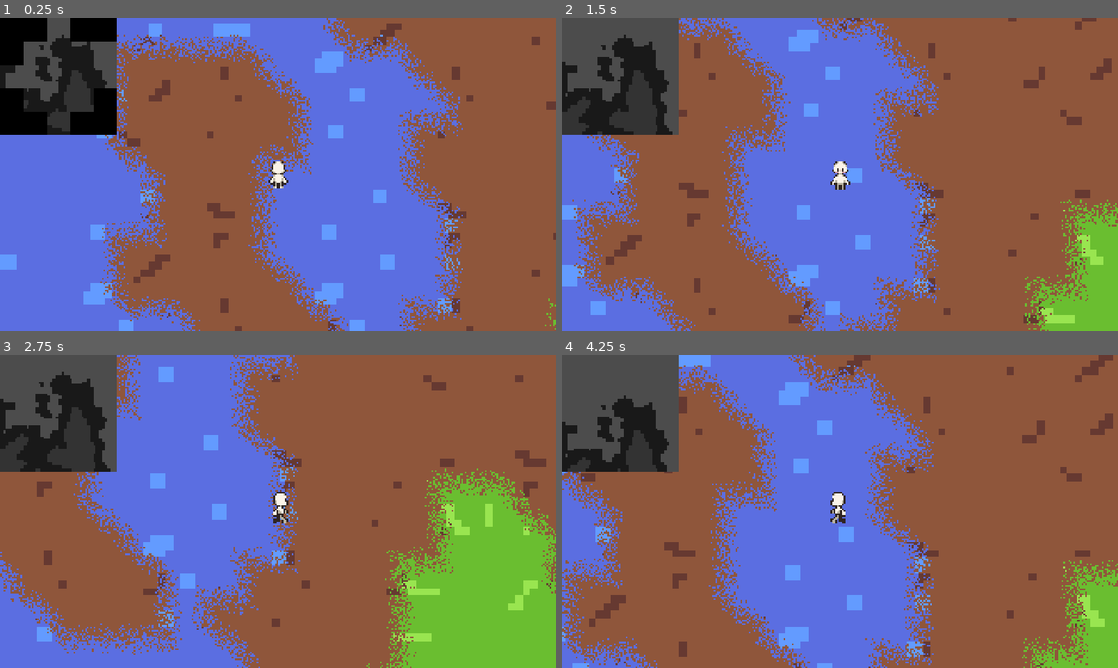
Above: before the commit, frames 1-4 (two rows, left to right).
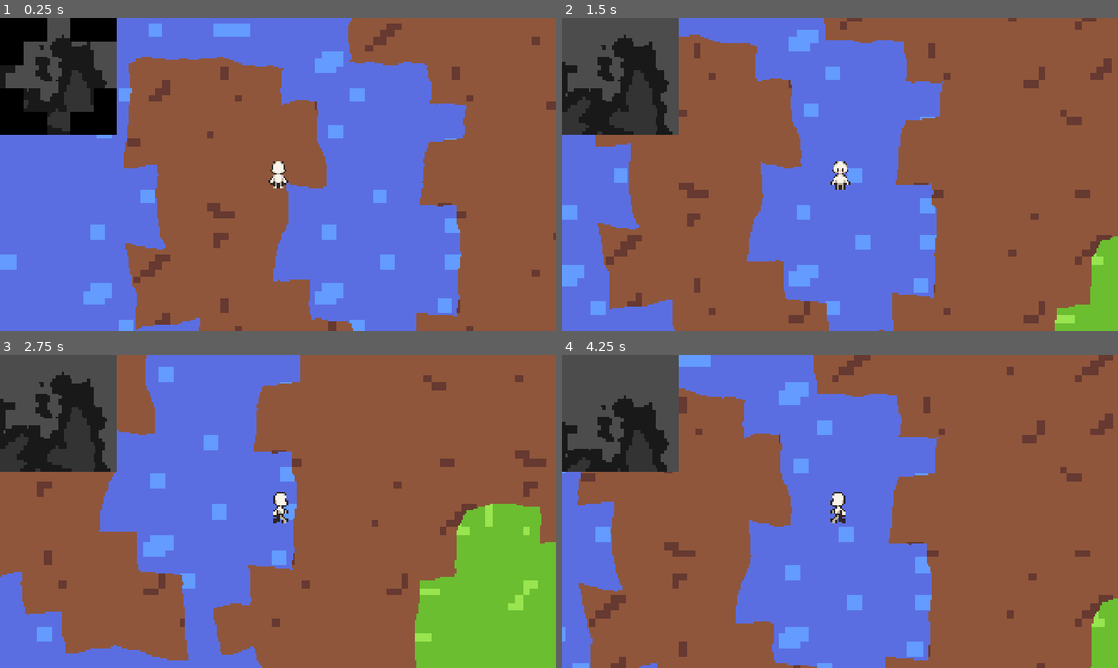
Above: after the commit, the same moments.

Repository: zzxn/rim-lab
Game: Godot game, scene res://scenes/main.tscn
Same seed, same stepped clock (60 frames per second), same inputs: the game is played once before the commit and once after it.
Inputs (mouse positions are in pixels of both pictures, inside the frame that each line leads up to):
- Up to frame 1 (0.25 s): no input
- Up to frame 2 (1.5 s): move the mouse to (962, 158) at 0.52 s; hold D (move_right) 0.53-1.28 s; hold Mouse wheel up (zoom_in) 0.53-1.28 s; move the mouse to (728, 190) at 1.27 s; hold S (move_down) from 1.28 s (still down); tap Mouse wheel down (zoom_out) at 1.35 s
- Up to frame 3 (2.75 s): move the mouse to (333, 442) at 2.02 s; release S (move_down) at 2.03 s; hold D (move_right) from 2.03 s (still down); hold Mouse wheel up (zoom_in) from 2.03 s (still down)
- Up to frame 4 (4.25 s): move the mouse to (812, 574) at 2.77 s; release D (move_right) at 2.78 s; release Mouse wheel up (zoom_in) at 2.78 s; hold W (move_up) 2.78-3.53 s; tap Mouse wheel down (zoom_out) at 2.85 s; move the mouse to (1006, 558) at 3.52 s; hold A (move_left) from 3.53 s (still down); hold Mouse wheel up (zoom_in) from 3.53 s (still down)

The runs differ from the first frame. In frame 1, 9.6% of the frame differs, in the area x 18-100%, y 0-100%; in frame 2, 11%, in the area x 1-100%, y 0-100%; in frame 3, 11%; in frame 4, 11%.

Commit message:
feat: hand-draw effect

Diff:
--- a/shaders/tile.gdshader
+++ b/shaders/tile.gdshader
@@ -26,10 +26,20 @@
 	vec2 uv = UV;
 
 	if (world_position.x >= active_world_start.x && world_position.x < active_world_end.x && world_position.y >= active_world_start.y && world_position.y < active_world_end.y) {
-		vec2 distort_coords = terrain_texture_coords + 0.02 * random(round(world_position));
-		// vec2 distort_coords = terrain_texture_coords;
-		// COLOR.rgb = texture(TEXTURE, uv + 0.01 * fract(sin(dot(world_position, vec2(12.9898, 78.233))) * 43758.5453)).rgb;
-		float terrain_type = texture(terrain_type_data, distort_coords).r * 10.0;
+		// vec2 distort_coords = terrain_texture_coords + 0.02 * random(round(world_position));
+
+		int bend_type = 2;
+		vec2 distort = vec2(0.0);
+		switch (bend_type) {
+			case 1: // brush
+				distort = vec2(0.02 * random(round(world_position)));
+				break;
+			case 2: // hand-draw
+				distort =  (texture(noise, world_position * 0.001).rg - 0.5) * 0.03;
+				break;
+		}
+
+		float terrain_type = texture(terrain_type_data, terrain_texture_coords + distort).r * 10.0;
 		COLOR = texture(terrain_textures, vec3(fract(world_position * 0.005), terrain_type));
 		// COLOR
 		// COLOR.rgb = texture(terrain_type_data, terrain_texture_coords).rgb;
